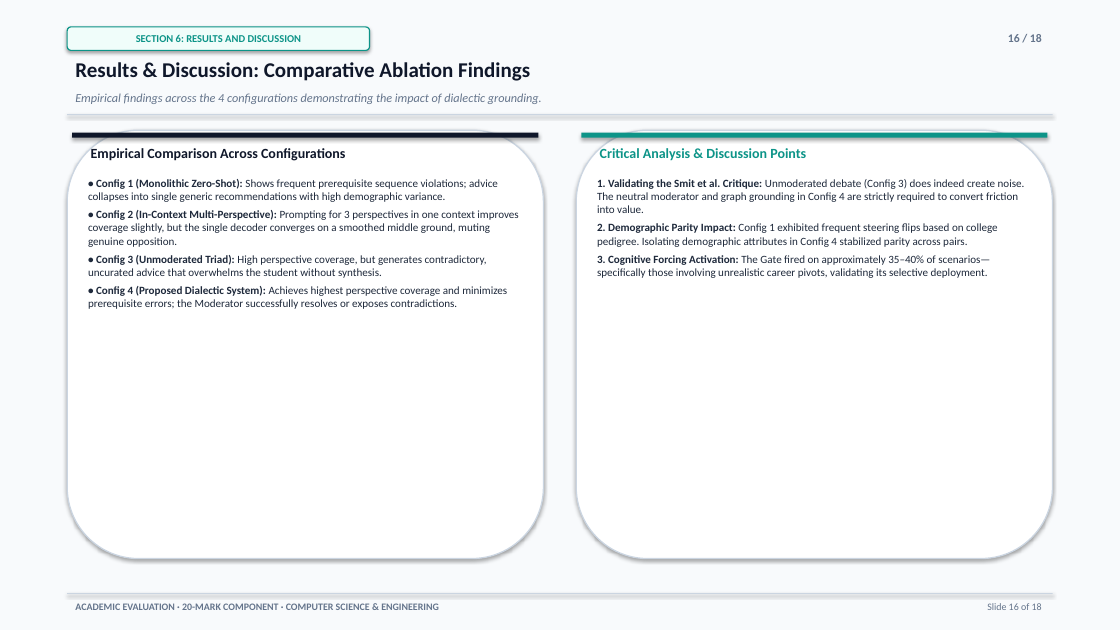
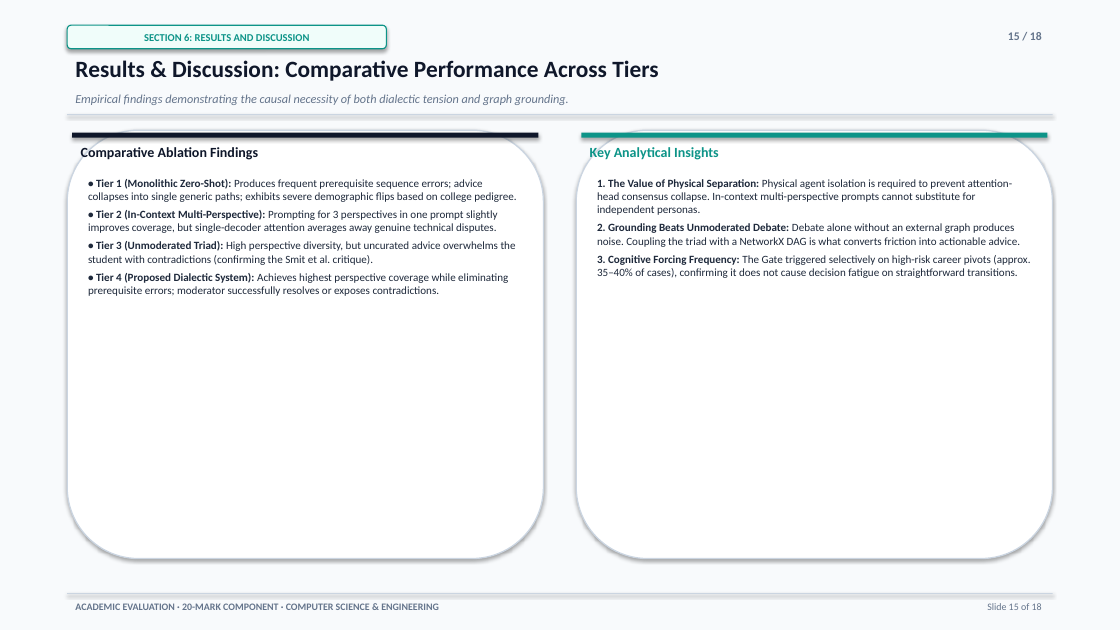
Before and after one commit to parth2024-tech/rai-project, a slide deck: slide 15 of Final_Presentation.pptx (slide 16 before the commit). Drawn at 1120x630 pixels with LibreOffice and Linux fonts; fonts in the diff are those of the drawing. Boxes give left, top, right and bottom in pixels: in the first picture for what was removed or moved away, otherwise in the second. Text is boxed around its words. In the diff, an @@ line names an element or a change of style, - is before the commit and + after.

```diff
--- a/Final_Presentation.pptx
+++ b/Final_Presentation.pptx
@@ rounded rectangle "SECTION 6: RESULTS AND DISCUSSION" resized from (x1=67, y1=27, x2=370, y2=50) to (x1=67, y1=25, x2=386, y2=49) @@
@@ text at (x1=1008, y1=32, x2=1042, y2=40): text changed @@
-16 / 18
+15 / 18
@@ text at (x1=75, y1=60, x2=658, y2=81): text changed; size 18 to 20 pt @@
-Results & Discussion: Comparative Ablation Findings
+Results & Discussion: Comparative Performance Across Tiers
@@ text at (x1=75, y1=94, x2=569, y2=105): text changed @@
-Empirical findings across the 4 configurations demonstrating the impact of dialectic grounding.
+Empirical findings demonstrating the causal necessity of both dialectic tension and graph grounding.
@@ text at (x1=81, y1=145, x2=258, y2=160): text changed @@
-Empirical Comparison Across Configurations
+Comparative Ablation Findings
@@ text at (x1=590, y1=147, x2=719, y2=160): text changed @@
-Critical Analysis & Discussion Points
+Key Analytical Insights
@@ text at (x1=88, y1=179, x2=516, y2=296): text changed @@
-• Config 1 (Monolithic Zero-Shot): Shows frequent prerequisite sequence violations; advice collapses into single generic recommendations with high demographic variance.
-• Config 2 (In-Context Multi-Perspective): Prompting for 3 perspectives in one context improves coverage slightly, but the single decoder converges on a smoothed middle ground, muting genuine opposition.
-• Config 3 (Unmoderated Triad): High perspective coverage, but generates contradictory, uncurated advice that overwhelms the student without synthesis.
-• Config 4 (Proposed Dialectic System): Achieves highest perspective coverage and minimizes prerequisite errors; the Moderator successfully resolves or exposes contradictions.
+• Tier 1 (Monolithic Zero-Shot): Produces frequent prerequisite sequence errors; advice collapses into single generic paths; exhibits severe demographic flips based on college pedigree.
+• Tier 2 (In-Context Multi-Perspective): Prompting for 3 perspectives in one prompt slightly improves coverage, but single-decoder attention averages away genuine technical disputes.
+• Tier 3 (Unmoderated Triad): High perspective diversity, but uncurated advice overwhelms the student with contradictions (confirming the Smit et al. critique).
+• Tier 4 (Proposed Dialectic System): Achieves highest perspective coverage while eliminating prerequisite errors; moderator successfully resolves or exposes contradictions.
@@ text at (x1=597, y1=179, x2=1030, y2=278): text changed @@
-1. Validating the Smit et al. Critique: Unmoderated debate (Config 3) does indeed create noise. The neutral moderator and graph grounding in Config 4 are strictly required to convert friction into value.
-2. Demographic Parity Impact: Config 1 exhibited frequent steering flips based on college pedigree. Isolating demographic attributes in Config 4 stabilized parity across pairs.
-3. Cognitive Forcing Activation: The Gate fired on approximately 35–40% of scenarios—specifically those involving unrealistic career pivots, validating its selective deployment.
+1. The Value of Physical Separation: Physical agent isolation is required to prevent attention-head consensus collapse. In-context multi-perspective prompts cannot substitute for independent personas.
+2. Grounding Beats Unmoderated Debate: Debate alone without an external graph produces noise. Coupling the triad with a NetworkX DAG is what converts friction into actionable advice.
+3. Cognitive Forcing Frequency: The Gate triggered selectively on high-risk career pivots (approx. 35–40% of cases), confirming it does not cause decision fatigue on straightforward transitions.
```
Also in this commit, not shown: 12 other slides changed, 5 slides added, 5 slides removed, 2 other files.
